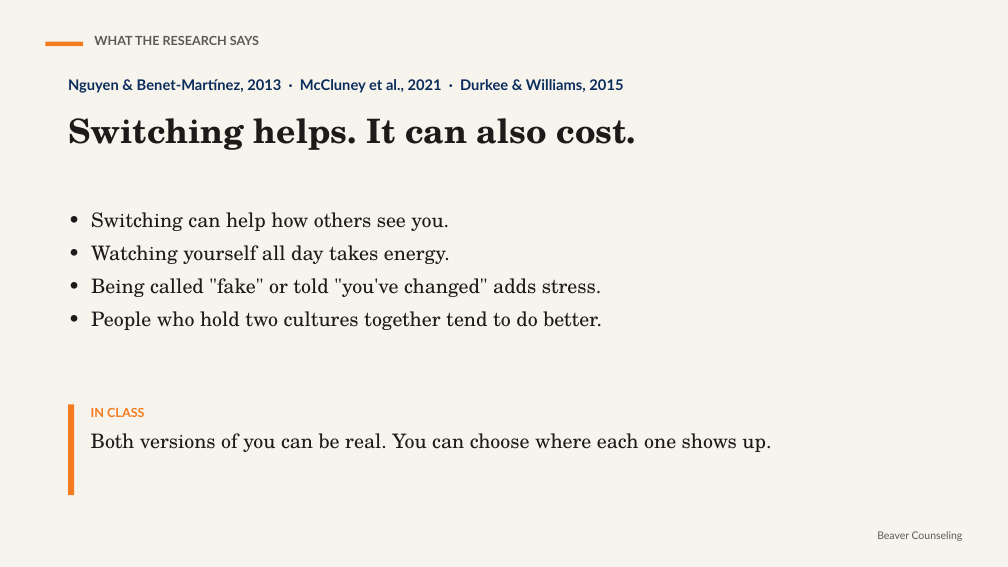
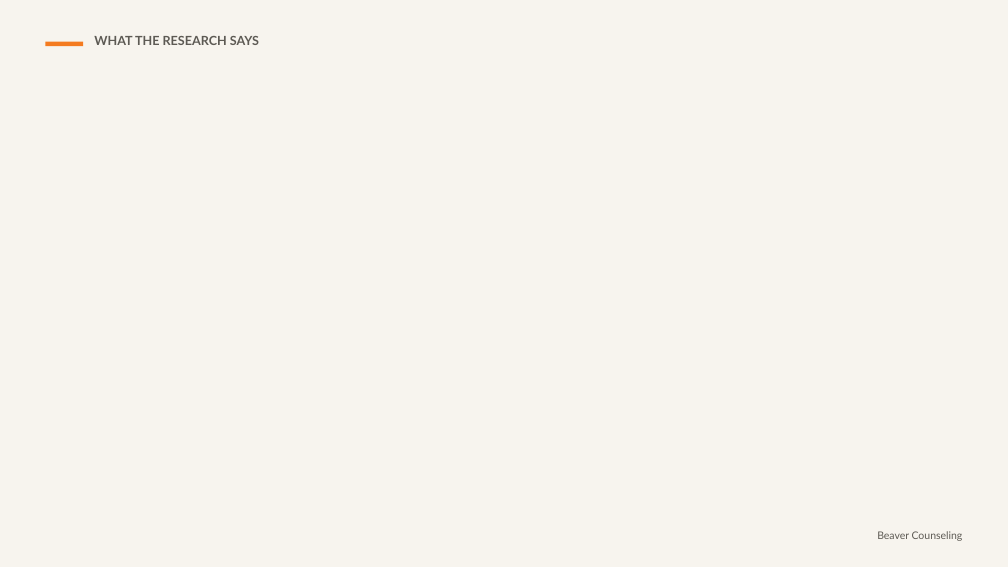
Before and after one commit to rmwtoolkit/bcds-toolkit, a slide deck: slide 10 of decks/code-switching-lesson-v2.pptx (slide 6 before the commit). Drawn at 1008x567 pixels with LibreOffice and Linux fonts; fonts in the diff are those of the drawing; background and template pictures are left out. Boxes give left, top, right and bottom in pixels: in the first picture for what was removed or moved away, otherwise in the second. Text is boxed around its words. In the diff, an @@ line names an element or a change of style, - is before the commit and + after.

```diff
--- a/decks/code-switching-lesson-v2.pptx
+++ b/decks/code-switching-lesson-v2.pptx
@@ text removed at box(68, 79, 623, 93) @@
-Nguyen & Benet-Martínez, 2013 · McCluney et al., 2021 · Durkee & Williams, 2015
@@ text removed at box(68, 118, 635, 150) @@
-Switching helps. It can also cost.
@@ text removed at box(91, 212, 602, 330) @@
-• Switching can help how others see you.
-• Watching yourself all day takes energy.
-• Being called "fake" or told "you've changed" adds stress.
-• People who hold two cultures together tend to do better.
@@ rectangle removed at box(68, 405, 74, 495) @@
@@ text removed at box(91, 408, 771, 452) @@
-IN CLASS
-Both versions of you can be real. You can choose where each one shows up.
```
Also in this commit, not shown: 6 other slides changed, 12 slides added, 1 slide removed, 16 other files.
